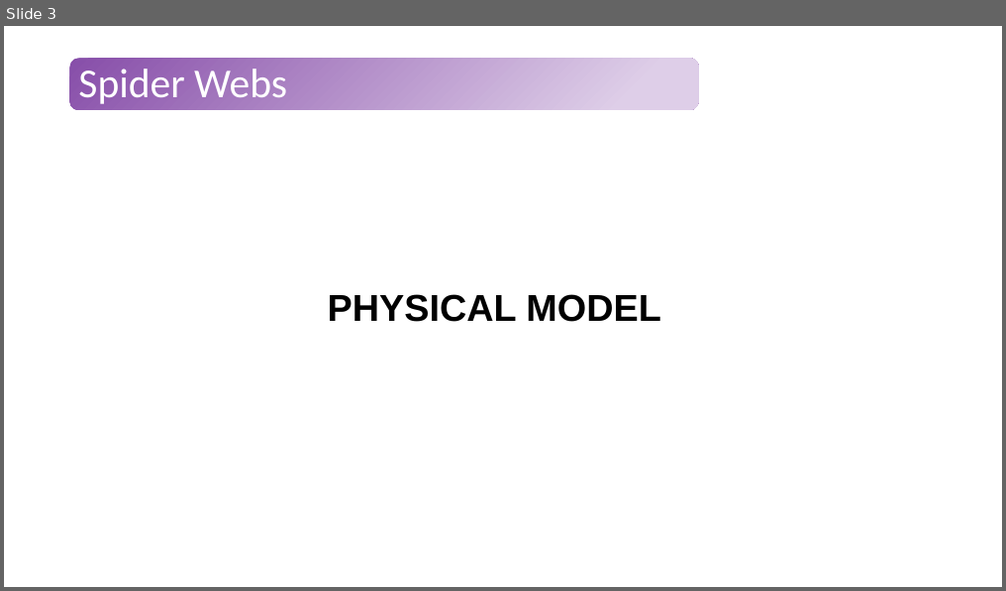
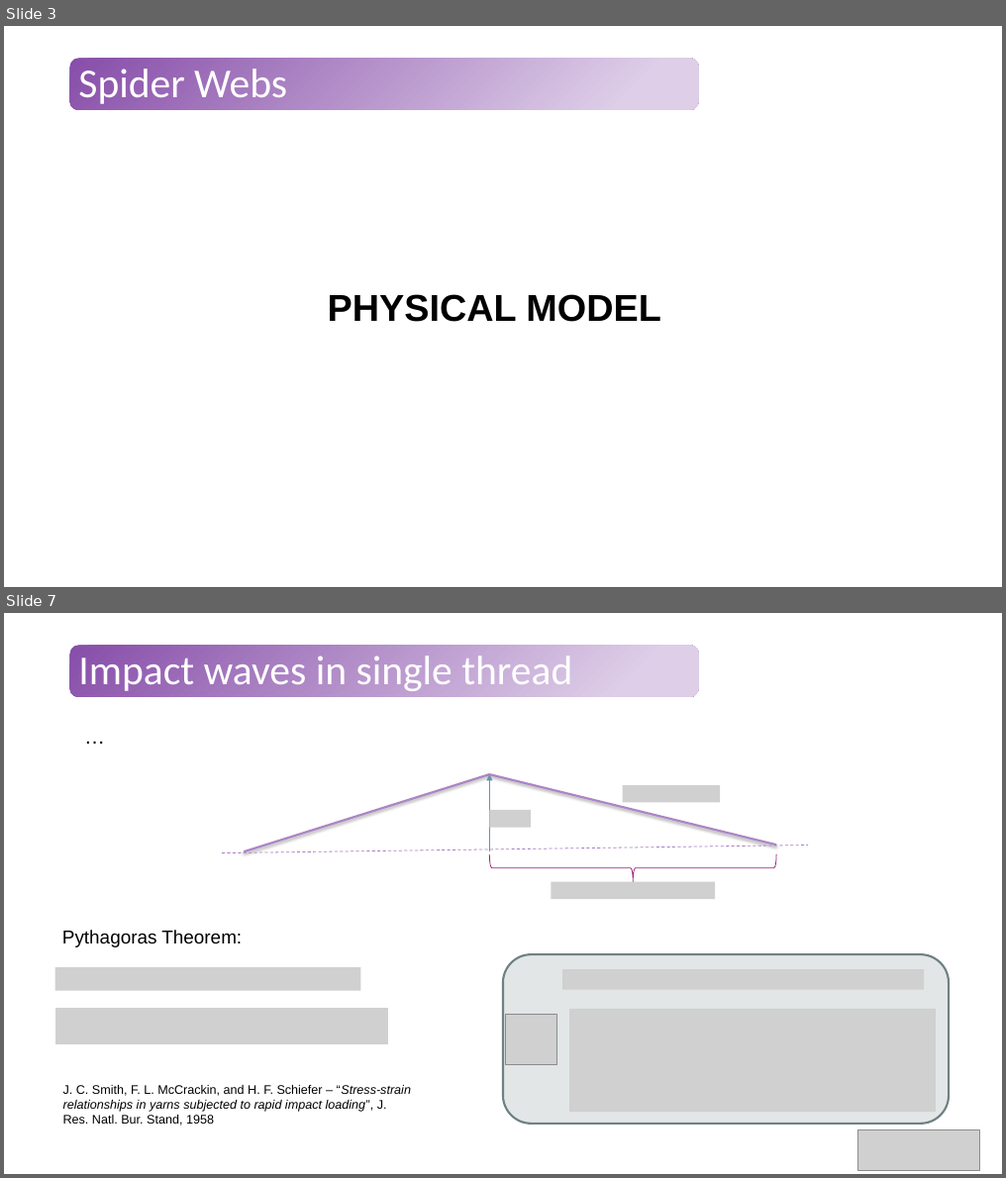
Before and after one commit to Tavi681/PoliPhysics, a slide deck: Tema 2/paper/Tema2.pptx. Shown one above the other, each under a label of ours: slide 3 before the commit, slides 3 and 7 after it; the slides between them are not shown. The pictures are 1006x591 and 1006x1178 pixels, drawn with LibreOffice and Linux fonts; fonts in the diff are those of the drawing; grey boxes stand for pictures. Boxes give left, top, right and bottom in pixels: in the first picture for what was removed or moved away, otherwise in the second. Text is boxed around its words. In the diff, an @@ line names an element or a change of style, - is before the commit and + after.

```diff
--- a/Tema 2/paper/Tema2.pptx
+++ b/Tema 2/paper/Tema2.pptx
@@ slide 7 added at [4, 613, 1002, 1174], background #FFFFFF; not listed: 1 template element that a slide beside it also shows @@
@@ title added at [78, 656, 572, 691], 39.6 pt, text #FFFFFF @@
+Impact waves in single thread
@@ text added at [76, 719, 875, 753], 20 pt, text #000000 @@
+…
@@ group added at [222, 774, 808, 899]: 3 lines, 3 pictures, 1 arrow, 1 right brace @@
@@ text added at [62, 930, 242, 948], 18 pt, text #000000 @@
+Pythagoras Theorem:
@@ picture added at [54, 967, 360, 991] @@
@@ group added at [503, 956, 948, 1124]: 3 pictures, 1 rounded rectangle @@
@@ picture added at [55, 1008, 388, 1045] @@
@@ text added at [63, 1085, 411, 1126], 12 pt, text #000000 @@
+J. C. Smith, F. L. McCrackin, and H. F. Schiefer – “Stress-strain relationships in yarns subjected to rapid impact loading”, J. Res. Natl. Bur. Stand, 1958
@@ picture added at [858, 1131, 980, 1171] @@
```
Also in this commit, not shown: 1 slide changed, 6 other slides added.
